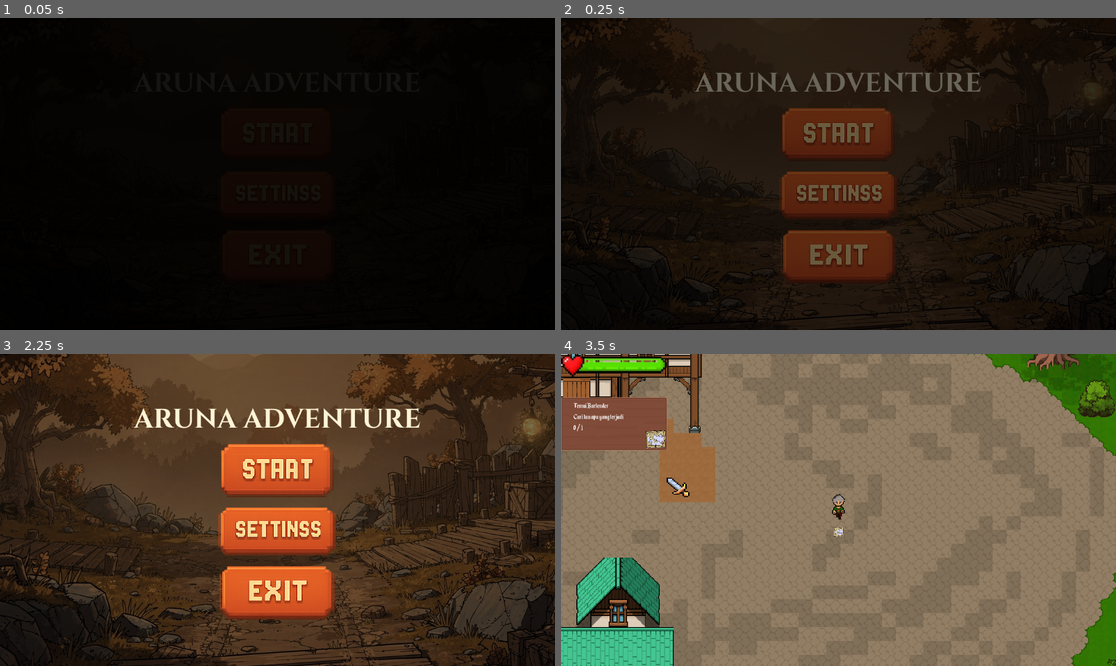
Above: before the commit, frames 1-4 (two rows, left to right).
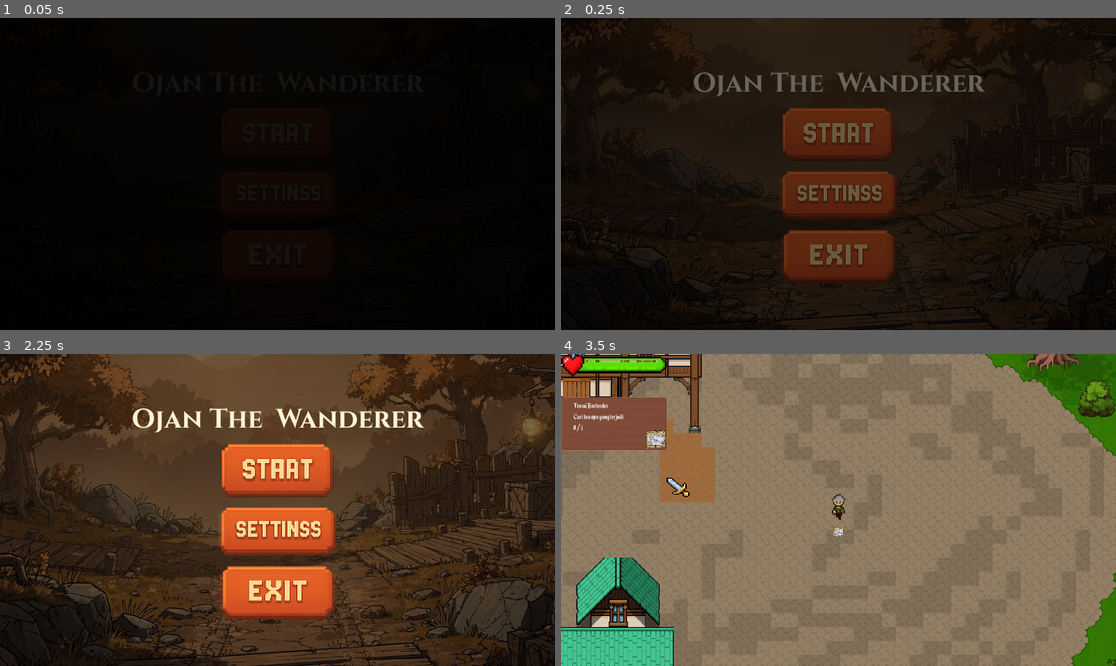
Above: after the commit, the same moments.

Repository: Wannx98/Ojan-Project
Game: Godot game, scene res://MAIN/UI Main Menu/MainMenu.tscn
The game is run twice, just before and just after one commit, with the same random seed, the same clock (stepped at 60 frames per second) and the same inputs. Before the commit the project starts from res://Scene/MainMenu.tscn.
Inputs (mouse positions are in pixels of both pictures, inside the frame that each line leads up to):
- Up to frame 1 (0.05 s): no input
- Up to frame 2 (0.25 s): no input
- Up to frame 3 (2.25 s): click (277, 531) at 0.5 s; click (277, 494) at 1.25 s; click (277, 566) at 2 s
- Up to frame 4 (3.5 s): click (838, 469) at 2.75 s

The runs differ from the first frame. In frame 2, 1.8% of the frame differs, in the area x 23-77%, y 17-82%; in frame 3, 2.4%, in the area x 23-77%, y 17-83%; in frame 4, nothing differs.

Commit message:
Merapihkan file

Diff:
--- /dev/null
+++ b/MAIN/UI Main Menu/MainMenu.gd
@@ -0,0 +1,151 @@
+extends Control
+
+@onready var start_button: BaseButton = $ColorRect/CenterContainer/VBoxContainer/StartButton
+@onready var continue_button: BaseButton = $ColorRect/CenterContainer/VBoxContainer/ContinueButton
+@onready var setting_button: BaseButton = $ColorRect/CenterContainer/VBoxContainer/SettingButton
+@onready var quit_button: BaseButton = $ColorRect/CenterContainer/VBoxContainer/QuitButton
+
+@onready var setting_panel: Control = $SettingPanel
+@onready var music_button: BaseButton = $SettingPanel/CenterContainer/Panel/SettingBox/MusicButton
+@onready var back_button: BaseButton = $SettingPanel/CenterContainer/Panel/SettingBox/BackButton
+
+@onready var bgm: AudioStreamPlayer = $BGM
+@onready var click_sfx: AudioStreamPlayer = $ClickSFX
+@onready var fade_rect: ColorRect = $FadeRect
+
+var music_on := true
+
+
+func _ready() -> void:
+	Input.set_mouse_mode(Input.MOUSE_MODE_VISIBLE)
+
+	setting_panel.visible = false
+	continue_button.visible = SaveManager.has_save()
+
+	fade_rect.mouse_filter = Control.MOUSE_FILTER_IGNORE
+	fade_rect.modulate.a = 1.0
+
+	var fade_in := create_tween()
+	fade_in.tween_property(fade_rect, "modulate:a", 0.0, 0.6)
+
+	start_button.pressed.connect(_on_start_pressed)
+	continue_button.pressed.connect(_on_continue_pressed)
+	setting_button.pressed.connect(_on_setting_pressed)
+	quit_button.pressed.connect(_on_quit_pressed)
+
+	music_button.pressed.connect(_on_music_pressed)
+	back_button.pressed.connect(_on_back_pressed)
+
+	await get_tree().process_frame
+
+	_setup_button_effect(start_button)
+	_setup_button_effect(continue_button)
+	_setup_button_effect(setting_button)
+	_setup_button_effect(quit_button)
+	_setup_button_effect(music_button)
+	_setup_button_effect(back_button)
+
+	_update_music_button_color()
+
+
+func _on_start_pressed() -> void:
+	_play_click()
+
+	_disable_main_buttons()
+
+	var fade_out := create_tween()
+	fade_out.tween_property(fade_rect, "modulate:a", 1.0, 0.5)
+	await fade_out.finished
+
+	get_tree().change_scene_to_file("res://MAIN/main_scene.tscn")
+
+
+func _on_continue_pressed() -> void:
+	_play_click()
+
+	_disable_main_buttons()
+
+	var fade_out := create_tween()
+	fade_out.tween_property(fade_rect, "modulate:a", 1.0, 0.5)
+	await fade_out.finished
+
+	SaveManager.load_game()
+
+
+func _on_setting_pressed() -> void:
+	_play_click()
+	setting_panel.visible = true
+
+
+func _on_quit_pressed() -> void:
+	_play_click()
+	await get_tree().create_timer(0.15).timeout
+	get_tree().quit()
+
+
+func _on_music_pressed() -> void:
+	_play_click()
+
+	music_on = !music_on
+	bgm.stream_paused = !music_on
+
+	_update_music_button_color()
+
+
+func _on_back_pressed() -> void:
+	_play_click()
+	setting_panel.visible = false
+
+
+func _unhandled_input(event: InputEvent) -> void:
+	if event.is_action_pressed("ui_cancel"):
+		if setting_panel.visible:
+			setting_panel.visible = false
+
+
+func _disable_main_buttons() -> void:
+	start_button.disabled = true
+	continue_button.disabled = true
+	setting_button.disabled = true
+	quit_button.disabled = true
+
+
+func _update_music_button_color() -> void:
+	if music_on:
+		music_button.modulate = Color(1, 1, 1, 1)
+	else:
+		music_button.modulate = Color(0.45, 0.45, 0.45, 1)
+
+
+func _play_click() -> void:
+	if click_sfx:
+		click_sfx.play()
+
+
+func _setup_button_effect(button: BaseButton) -> void:
+	button.pivot_offset = button.size / 2
+
+	button.mouse_entered.connect(_on_button_hover.bind(button))
+	button.mouse_exited.connect(_on_button_exit.bind(button))
+	button.button_down.connect(_on_button_down.bind(button))
+	button.button_up.connect(_on_button_up.bind(button))
+
+
+func _on_button_hover(button: BaseButton) -> void:
+	var tween := create_tween()
+	tween.tween_property(button, "scale", Vector2(1.05, 1.05), 0.10)
+
+
+func _on_button_exit(button: BaseButton) -> void:
+	var tween := create_tween()
+	tween.tween_property(button, "scale", Vector2(1.0, 1.0), 0.10)
+
+
+func _on_button_down(button: BaseButton) -> void:
+	var tween := create_tween()
+	tween.tween_property(button, "scale", Vector2(1.10, 1.10), 0.07)
+
+
+func _on_button_up(button: BaseButton) -> void:
+	var tween := create_tween()
+	tween.tween_property(button, "scale", Vector2(1.05, 1.05), 0.07)
--- /dev/null
+++ b/MAIN/UI Main Menu/MainMenu.tscn
@@ -0,0 +1,189 @@
+[gd_scene format=3 uid="uid://cu1caebi6tgan"]
+
+[ext_resource type="Script" uid="uid://chdkfkx81rlnq" path="res://MAIN/UI Main Menu/MainMenu.gd" id="1_fheih"]
+[ext_resource type="Texture2D" uid="uid://fikiuapd5vhy" path="res://Assets/Background/qqPcRvRGyA6YYSWuYZUNW.jpg" id="2_hgmp6"]
+[ext_resource type="FontFile" uid="uid://cj5t8f7o5b4j2" path="res://Assets/Font/Cinzel Bold/Cinzel Bold.ttf" id="3_ukpmg"]
+[ext_resource type="Texture2D" uid="uid://berlo0vmwf8nq" path="res://Assets/UI/Button/START_2.png" id="4_2n0nn"]
+[ext_resource type="Texture2D" uid="uid://bwmmyr3ji11k2" path="res://Assets/UI/Button/CONTINUE.png" id="5_nuduu"]
+[ext_resource type="Texture2D" uid="uid://b48bjg5lqa3xr" path="res://Assets/UI/Button/SETTINGSS.png" id="6_wg4n0"]
+[ext_resource type="Texture2D" uid="uid://ceemohc5fos2w" path="res://Assets/UI/Button/EXIT.png" id="7_v3loy"]
+[ext_resource type="Texture2D" uid="uid://bps1yf8ac7ft1" path="res://Assets/UI/Button/MUTE.png" id="8_qiecq"]
+[ext_resource type="Texture2D" uid="uid://b4qnr8sepjvq1" path="res://Assets/UI/Button/BACK.png" id="9_om3xm"]
+[ext_resource type="AudioStream" uid="uid://fp5q6pduy3e5" path="res://Assets/Audio/menu_bgm.mp3" id="10_k27ca"]
+[ext_resource type="AudioStream" uid="uid://sxw8cb6naq78" path="res://Assets/Audio/Click.mp3" id="11_5utjf"]
+
+[sub_resource type="AtlasTexture" id="AtlasTexture_v3p41"]
+atlas = ExtResource("4_2n0nn")
+
+[sub_resource type="AtlasTexture" id="AtlasTexture_55g6a"]
+atlas = ExtResource("5_nuduu")
+
+[sub_resource type="AtlasTexture" id="AtlasTexture_v5kgo"]
+atlas = ExtResource("6_wg4n0")
+
+[sub_resource type="AtlasTexture" id="AtlasTexture_vbdn0"]
+atlas = ExtResource("7_v3loy")
+
+[sub_resource type="AtlasTexture" id="AtlasTexture_du3yi"]
+atlas = ExtResource("8_qiecq")
+
+[sub_resource type="AtlasTexture" id="AtlasTexture_x2pvq"]
+atlas = ExtResource("9_om3xm")
+
+[node name="MainMenu" type="Control" unique_id=1388823252]
+layout_mode = 3
+anchors_preset = 15
+anchor_right = 1.0
+anchor_bottom = 1.0
+grow_horizontal = 2
+grow_vertical = 2
+script = ExtResource("1_fheih")
+
+[node name="BackgroundImage" type="TextureRect" parent="." unique_id=287225289]
+layout_mode = 1
+anchors_preset = 15
+anchor_right = 1.0
+anchor_bottom = 1.0
+grow_horizontal = 2
+grow_vertical = 2
+texture = ExtResource("2_hgmp6")
+stretch_mode = 6
+
+[node name="ColorRect" type="ColorRect" parent="." unique_id=393570283]
+layout_mode = 1
+anchors_preset = 15
+anchor_right = 1.0
+anchor_bottom = 1.0
+grow_horizontal = 2
+grow_vertical = 2
+color = Color(0, 0, 0, 0.53333336)
+
+[node name="CenterContainer" type="CenterContainer" parent="ColorRect" unique_id=590364700]
+layout_mode = 1
+anchors_preset = 15
+anchor_right = 1.0
+anchor_bottom = 1.0
+grow_horizontal = 2
+grow_vertical = 2
+
+[node name="VBoxContainer" type="VBoxContainer" parent="ColorRect/CenterContainer" unique_id=1900154246]
+layout_mode = 2
+theme_override_constants/separation = 22
+
+[node name="TitleLabel" type="Label" parent="ColorRect/CenterContainer/VBoxContainer" unique_id=681071597]
+layout_mode = 2
+theme_override_colors/font_color = Color(1, 0.95686275, 0.8392157, 1)
+theme_override_fonts/font = ExtResource("3_ukpmg")
+theme_override_font_sizes/font_size = 56
+text = "Ojan The  Wanderer"
+horizontal_alignment = 1
+vertical_alignment = 1
+
+[node name="StartButton" type="TextureButton" parent="ColorRect/CenterContainer/VBoxContainer" unique_id=1778553477]
+custom_minimum_size = Vector2(300, 110)
+layout_mode = 2
+texture_normal = SubResource("AtlasTexture_v3p41")
+ignore_texture_size = true
+stretch_mode = 5
+
+[node name="ContinueButton" type="TextureButton" parent="ColorRect/CenterContainer/VBoxContainer" unique_id=3009520]
+custom_minimum_size = Vector2(300, 100)
+layout_mode = 2
+texture_normal = SubResource("AtlasTexture_55g6a")
+ignore_texture_size = true
+stretch_mode = 5
+
+[node name="SettingButton" type="TextureButton" parent="ColorRect/CenterContainer/VBoxContainer" unique_id=1116547115]
+custom_minimum_size = Vector2(380, 100)
+layout_mode = 2
+texture_normal = SubResource("AtlasTexture_v5kgo")
+ignore_texture_size = true
+stretch_mode = 5
+
+[node name="QuitButton" type="TextureButton" parent="ColorRect/CenterContainer/VBoxContainer" unique_id=69689041]
+custom_minimum_size = Vector2(300, 110)
+layout_mode = 2
+texture_normal = SubResource("AtlasTexture_vbdn0")
+ignore_texture_size = true
+stretch_mode = 5
+
+[node name="SettingPanel" type="Panel" parent="." unique_id=238413906]
+visible = false
+layout_mode = 1
+anchors_preset = 15
+anchor_right = 1.0
+anchor_bottom = 1.0
+grow_horizontal = 2
+grow_vertical = 2
+
+[node name="SettingBackground" type="ColorRect" parent="SettingPanel" unique_id=897478486]
+layout_mode = 1
+anchors_preset = 15
+anchor_right = 1.0
+anchor_bottom = 1.0
+grow_horizontal = 2
+grow_vertical = 2
+color = Color(0, 0, 0, 0.8666667)
+
+[node name="CenterContainer" type="CenterContainer" parent="SettingPanel" unique_id=1375954197]
+layout_mode = 1
+anchors_preset = 15
+anchor_right = 1.0
+anchor_bottom = 1.0
+grow_horizontal = 2
+grow_vertical = 2
+
+[node name="Panel" type="Panel" parent="SettingPanel/CenterContainer" unique_id=2015743750]
+custom_minimum_size = Vector2(430, 390)
+layout_mode = 2
+
+[node name="SettingBox" type="VBoxContainer" parent="SettingPanel/CenterContainer/Panel" unique_id=1973106900]
+custom_minimum_size = Vector2(300, 160)
+layout_mode = 1
+anchors_preset = 15
+anchor_right = 1.0
+anchor_bottom = 1.0
+grow_horizontal = 2
+grow_vertical = 2
+pivot_offset = Vector2(35, 25)
+pivot_offset_ratio = Vector2(-35, -25)
+theme_override_constants/separation = 22
+alignment = 1
+
+[node name="SettingTitle" type="Label" parent="SettingPanel/CenterContainer/Panel/SettingBox" unique_id=1270098706]
+custom_minimum_size = Vector2(70, 0)
+layout_mode = 2
+theme_override_fonts/font = ExtResource("3_ukpmg")
+theme_override_font_sizes/font_size = 56
+text = "SETTINGS"
+horizontal_alignment = 1
+vertical_alignment = 1
+
+[node name="MusicButton" type="TextureButton" parent="SettingPanel/CenterContainer/Panel/SettingBox" unique_id=1856711322]
+custom_minimum_size = Vector2(300, 100)
+layout_mode = 2
+texture_normal = SubResource("AtlasTexture_du3yi")
+stretch_mode = 5
+
+[node name="BackButton" type="TextureButton" parent="SettingPanel/CenterContainer/Panel/SettingBox" unique_id=2009146324]
+custom_minimum_size = Vector2(300, 100)
+layout_mode = 2
+texture_normal = SubResource("AtlasTexture_x2pvq")
+stretch_mode = 5
+
+[node name="BGM" type="AudioStreamPlayer" parent="." unique_id=745337343]
+stream = ExtResource("10_k27ca")
+autoplay = true
+
+[node name="FadeRect" type="ColorRect" parent="." unique_id=398413562]
+layout_mode = 1
+anchors_preset = 15
+anchor_right = 1.0
+anchor_bottom = 1.0
+grow_horizontal = 2
+grow_vertical = 2
+mouse_filter = 2
+color = Color(0, 0, 0, 1)
+
+[node name="ClickSFX" type="AudioStreamPlayer" parent="." unique_id=1828769599]
+stream = ExtResource("11_5utjf")
--- /dev/null
+++ b/MAIN/UI Main Menu/PauseMenu.gd
@@ -0,0 +1,153 @@
+extends Control
+
+@onready var dark_background: ColorRect = $DarkBackground
+
+@onready var resume_button: BaseButton = $CenterContainer/Panel/VBoxContainer/ResumeButton
+@onready var save_button: BaseButton = $CenterContainer/Panel/VBoxContainer/SaveButton
+@onready var main_menu_button: BaseButton = $CenterContainer/Panel/VBoxContainer/MainMenuButton
+@onready var quit_button: BaseButton = $CenterContainer/Panel/VBoxContainer/QuitButton
+
+var is_paused := false
+
+
+func _ready() -> void:
+	process_mode = Node.PROCESS_MODE_ALWAYS
+	visible = false
+
+	_setup_pause_background()
+	_setup_buttons()
+	_connect_buttons()
+
+
+func _setup_pause_background() -> void:
+	dark_background.mouse_filter = Control.MOUSE_FILTER_IGNORE
+	dark_background.color = Color(0, 0, 0, 0.85)
+
+
+func _setup_buttons() -> void:
+	var buttons := [
+		resume_button,
+		save_button,
+		main_menu_button,
+		quit_button
+	]
+
+	for button in buttons:
+		button.process_mode = Node.PROCESS_MODE_ALWAYS
+		button.custom_minimum_size = Vector2(240, 75)
+		button.size_flags_horizontal = Control.SIZE_SHRINK_CENTER
+		button.size_flags_vertical = Control.SIZE_SHRINK_CENTER
+		_setup_button_effect(button)
+
+
+func _connect_buttons() -> void:
+	resume_button.pressed.connect(_on_resume_pressed)
+	save_button.pressed.connect(_on_save_pressed)
+	main_menu_button.pressed.connect(_on_main_menu_pressed)
+	quit_button.pressed.connect(_on_quit_pressed)
+
+
+func _unhandled_input(event: InputEvent) -> void:
+	if event.is_action_pressed("ui_cancel"):
+		toggle_pause()
+
+
+func toggle_pause() -> void:
+	is_paused = !is_paused
+	get_tree().paused = is_paused
+	visible = is_paused
+
+	_set_quest_ui_visible(!is_paused)
+
+	if is_paused:
+		Input.set_mouse_mode(Input.MOUSE_MODE_VISIBLE)
+
+
+func _on_resume_pressed() -> void:
+	_play_button_click_effect(resume_button)
+
+	is_paused = false
+	get_tree().paused = false
+	visible = false
+
+	_set_quest_ui_visible(true)
+
+
+func _on_save_pressed() -> void:
+	_play_button_click_effect(save_button)
+
+	var save_manager := get_node_or_null("/root/SaveManager")
+
+	if save_manager:
+		save_manager.save_game()
+		print("Game berhasil disimpan dari Pause Menu")
+	else:
+		print("Save gagal: SaveManager belum terdaftar di AutoLoad")
+
+
+func _on_main_menu_pressed() -> void:
+	_play_button_click_effect(main_menu_button)
+
+	get_tree().paused = false
+	_set_quest_ui_visible(true)
+
+	get_tree().change_scene_to_file("res://Scene/MainMenu.tscn")
+
+
+func _on_quit_pressed() -> void:
+	_play_button_click_effect(quit_button)
+
+	await get_tree().create_timer(0.15).timeout
+	get_tree().quit()
+
+
+func _set_quest_ui_visible(state: bool) -> void:
+	var current_scene := get_tree().current_scene
+
+	if current_scene == null:
+		return
+
+	var quest_ui := current_scene.get_node_or_null("QuestUI")
+
+	if quest_ui:
+		quest_ui.visible = state
+
+
+func _setup_button_effect(button: BaseButton) -> void:
+	button.pivot_offset = button.size / 2
+
+	button.mouse_entered.connect(_on_button_hover.bind(button))
+	button.mouse_exited.connect(_on_button_exit.bind(button))
+	button.button_down.connect(_on_button_down.bind(button))
+	button.button_up.connect(_on_button_up.bind(button))
+
+
+func _on_button_hover(button: BaseButton) -> void:
+	var tween := create_tween()
+	tween.set_pause_mode(Tween.TWEEN_PAUSE_PROCESS)
+	tween.tween_property(button, "scale", Vector2(1.05, 1.05), 0.10)
+
+
+func _on_button_exit(button: BaseButton) -> void:
+	var tween := create_tween()
+	tween.set_pause_mode(Tween.TWEEN_PAUSE_PROCESS)
+	tween.tween_property(button, "scale", Vector2(1.0, 1.0), 0.10)
+
+
+func _on_button_down(button: BaseButton) -> void:
+	var tween := create_tween()
+	tween.set_pause_mode(Tween.TWEEN_PAUSE_PROCESS)
+	tween.tween_property(button, "scale", Vector2(1.10, 1.10), 0.07)
+
+
+func _on_button_up(button: BaseButton) -> void:
+	var tween := create_tween()
+	tween.set_pause_mode(Tween.TWEEN_PAUSE_PROCESS)
+	tween.tween_property(button, "scale", Vector2(1.05, 1.05), 0.07)
+
+
+func _play_button_click_effect(button: BaseButton) -> void:
+	var tween := create_tween()
+	tween.set_pause_mode(Tween.TWEEN_PAUSE_PROCESS)
+	tween.tween_property(button, "scale", Vector2(1.12, 1.12), 0.06)
+	tween.tween_property(button, "scale", Vector2(1.0, 1.0), 0.08)
--- a/MAIN/main_scene.tscn
+++ b/MAIN/main_scene.tscn
@@ -4,17 +4,20 @@
 [ext_resource type="PackedScene" uid="uid://c0up7ewfsp3dq" path="res://QuestSystem/QuestUI/QuestUI.tscn" id="2_lee0j"]
 [ext_resource type="PackedScene" uid="uid://cm3e3w7q3s0xl" path="res://DialogUI/dialog_ui.tscn" id="3_cv8nh"]
 [ext_resource type="PackedScene" uid="uid://cdryc1kkf7kc1" path="res://Script/Character/PlayerMC/player_mc.tscn" id="4_yyuoa"]
-[ext_resource type="Script" uid="uid://0ei53s1glvpa" path="res://Script/Character/GlobalCharacterStats.gd" id="5_r76bv"]
+[ext_resource type="Script" uid="uid://0ei53s1glvpa" path="res://Script/Character/McCharacterStats.gd" id="5_r76bv"]
 [ext_resource type="Texture2D" uid="uid://cga5um6mfmjuc" path="res://Assets/HP low.png" id="6_y14mg"]
 [ext_resource type="Texture2D" uid="uid://c815rijn0qwvn" path="res://Assets/HP full.png" id="7_freo0"]
 [ext_resource type="PackedScene" uid="uid://b424va6ioofdl" path="res://QuestSystem/quest_manager.tscn" id="8_pe2j2"]
 [ext_resource type="PackedScene" uid="uid://bc1u4e6rs4ghk" path="res://Inventory/InventoryUI/inventory_scene.tscn" id="9_p233f"]
-[ext_resource type="Script" uid="uid://divhggysgshcu" path="res://Script/PauseMenu.gd" id="10_lee0j"]
+
+
+[ext_resource type="Script" uid="uid://divhggysgshcu" path="res://MAIN/UI Main Menu/PauseMenu.gd" id="10_lee0j"]
 [ext_resource type="FontFile" uid="uid://cj5t8f7o5b4j2" path="res://Assets/Font/Cinzel Bold/Cinzel Bold.ttf" id="11_y14mg"]
 [ext_resource type="Texture2D" uid="uid://bgjunpyeo882w" path="res://Assets/UI/Button/resumeui (1).png" id="12_r76bv"]
 [ext_resource type="Texture2D" uid="uid://cuxfwb61je5r2" path="res://Assets/UI/Button/SAVE.png" id="13_freo0"]
 [ext_resource type="Texture2D" uid="uid://ceemohc5fos2w" path="res://Assets/UI/Button/EXIT.png" id="13_y14mg"]
 [ext_resource type="Texture2D" uid="uid://xyatvv5h8lf8" path="res://Assets/UI/Button/mainmenu.png" id="14_y14mg"]
+
 
 [sub_resource type="Resource" id="Resource_1d8q1"]
 script = ExtResource("5_r76bv")
--- /dev/null
+++ b/SaveManager/SaveManager.gd
@@ -0,0 +1,92 @@
+extends Node
+
+const SAVE_PATH := "user://savegame.json"
+
+
+func save_game() -> void:
+	var current_scene := get_tree().current_scene
+
+	if current_scene == null:
+		print("Save gagal: current_scene tidak ditemukan")
+		return
+
+	var player := current_scene.get_node_or_null("PlayerMC")
+
+	if player == null:
+		print("Save gagal: PlayerMC tidak ditemukan")
+		return
+
+	var save_data := {
+		"scene_path": current_scene.scene_file_path,
+		"player_position": {
+			"x": player.global_position.x,
+			"y": player.global_position.y
+		}
+	}
+
+	var file := FileAccess.open(SAVE_PATH, FileAccess.WRITE)
+
+	if file == null:
+		print("Save gagal: file tidak bisa dibuat")
+		return
+
+	file.store_string(JSON.stringify(save_data))
+	file.close()
+
+	print("Game berhasil disimpan")
+
+
+func load_game() -> void:
+	if not FileAccess.file_exists(SAVE_PATH):
+		print("Load gagal: file save belum ada")
+		return
+
+	var file := FileAccess.open(SAVE_PATH, FileAccess.READ)
+
+	if file == null:
+		print("Load gagal: file save tidak bisa dibuka")
+		return
+
+	var json_text := file.get_as_text()
+	file.close()
+
+	var json := JSON.new()
+	var result := json.parse(json_text)
+
+	if result != OK:
+		print("Load gagal: data save rusak")
+		return
+
+	var save_data: Dictionary = json.data
+	var scene_path: String = save_data.get("scene_path", "res://Scene/main_scene.tscn")
+
+	get_tree().paused = false
+	get_tree().change_scene_to_file(scene_path)
+
+	await get_tree().process_frame
+	await get_tree().process_frame
+
+	var current_scene := get_tree().current_scene
+
+	if current_scene == null:
+		print("Load gagal: current_scene tidak ditemukan")
+		return
+
+	var player := current_scene.get_node_or_null("PlayerMC")
+
+	if player == null:
+		print("Load posisi gagal: PlayerMC tidak ditemukan")
+		return
+
+	var pos_data: Dictionary = save_data.get("player_position", {})
+
+	var x := float(pos_data.get("x", player.global_position.x))
+	var y := float(pos_data.get("y", player.global_position.y))
+
+	player.global_position = Vector2(x, y)
+
+	print("Game berhasil dimuat")
+
+
+func has_save() -> bool:
+	return FileAccess.file_exists(SAVE_PATH)
Not shown, added: MAIN/UI Main Menu/MainMenu.gd.uid
Not shown, added: MAIN/UI Main Menu/PauseMenu.gd.uid
Not shown, added: SaveManager/SaveManager.gd.uid
Renamed: Script/Character/GlobalCharacterStats.gd -> Script/Character/McCharacterStats.gd
Renamed: Script/Character/GlobalCharacterStats.gd.uid -> Script/Character/McCharacterStats.gd.uid
